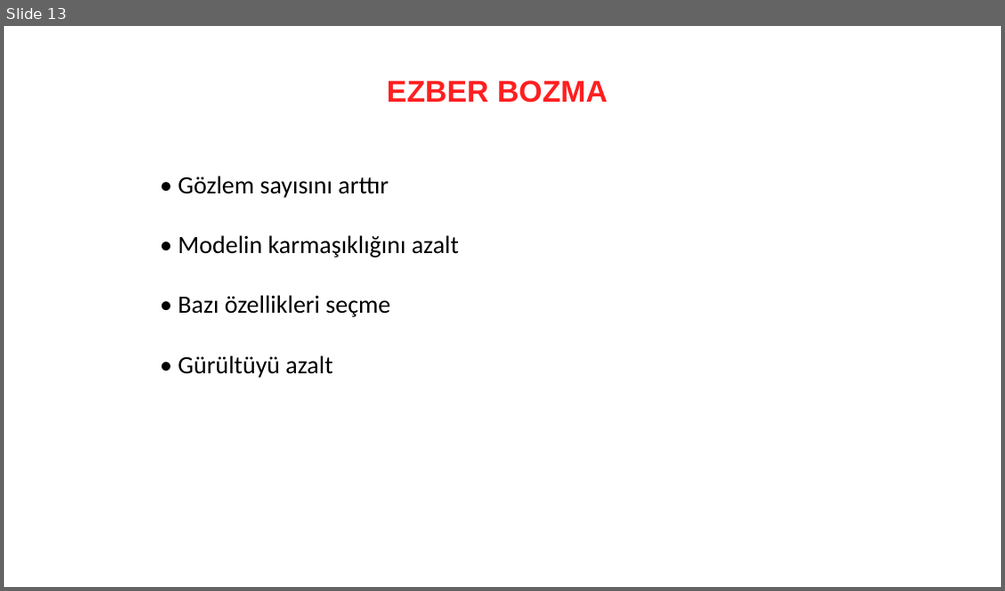
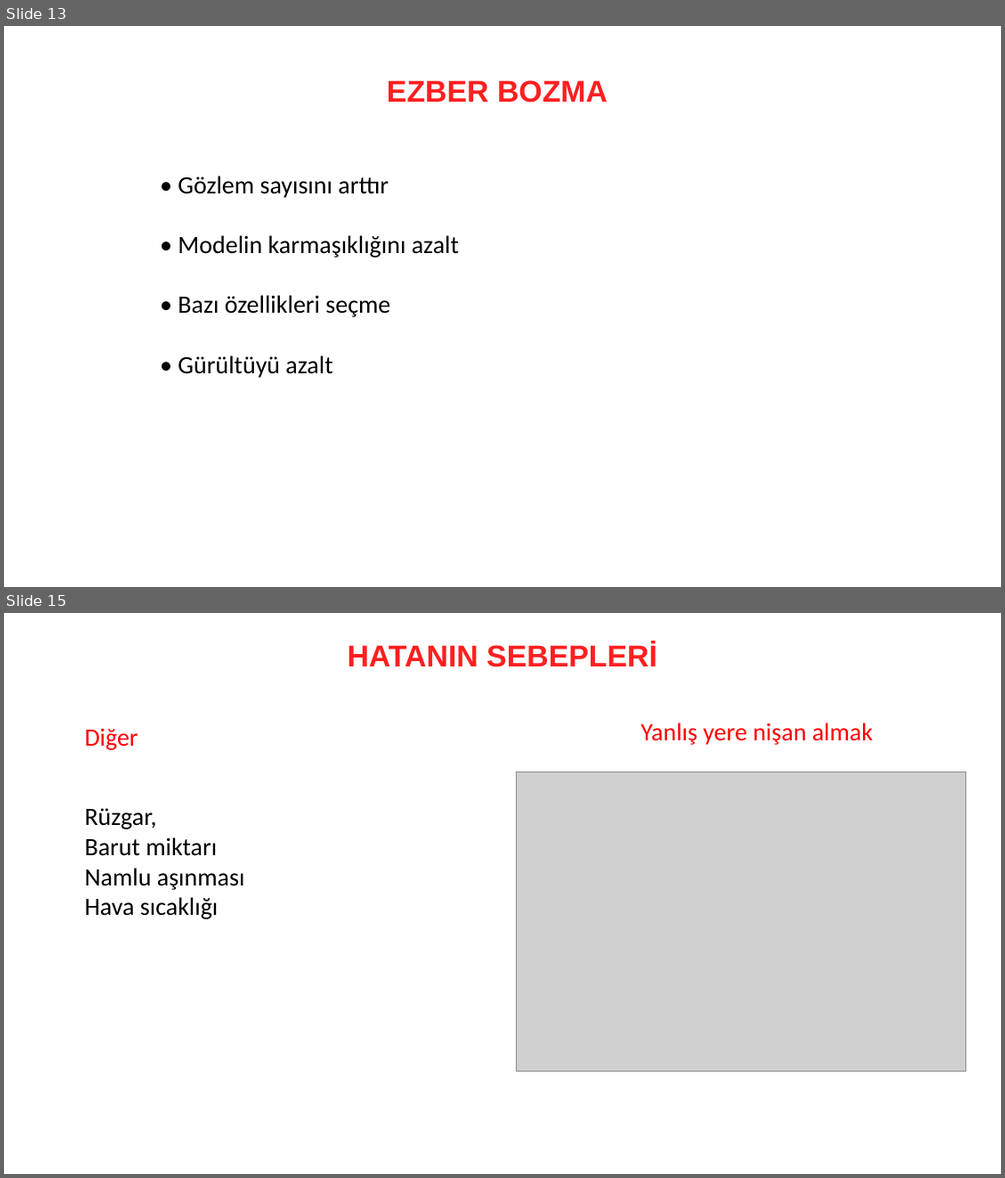
Before and after one commit to erkansirin78/machine-learning-with-python, a slide deck: presentations/04_ML_Önemli_Hususlar.pptx. Shown one above the other, each under a label of ours: slide 13 before the commit, slides 13 and 15 after it; the slides between them are not shown. The pictures are 1005x591 and 1005x1178 pixels, drawn with LibreOffice and Linux fonts; fonts in the diff are those of the drawing; grey boxes stand for pictures. Boxes give left, top, right and bottom in pixels: in the first picture for what was removed or moved away, otherwise in the second. Text is boxed around its words. In the diff, an @@ line names an element or a change of style, - is before the commit and + after.

```diff
--- a/presentations/04_ML_Önemli_Hususlar.pptx
+++ b/presentations/04_ML_Önemli_Hususlar.pptx
@@ slide 15 added at (4, 613, 1001, 1174), background #FFFFFF @@
@@ text added at (348, 642, 657, 667), 29 pt, text #FF1F20, bold @@
+  HATANIN SEBEPLERİ
@@ text added at (85, 728, 138, 750), 24 pt, text #FF0000 @@
+Diğer
@@ text added at (640, 722, 873, 745), 24 pt, text #FF0000 @@
+Yanlış yere nişan almak
@@ picture added at (517, 771, 966, 1070) @@
@@ text added at (85, 808, 245, 919), 24 pt, text #000000 @@
+Rüzgar,
+Barut miktarı
+Namlu aşınması
+Hava sıcaklığı
```
Also in this commit, not shown: 1 slide changed, 2 other slides added, 7 other files.
